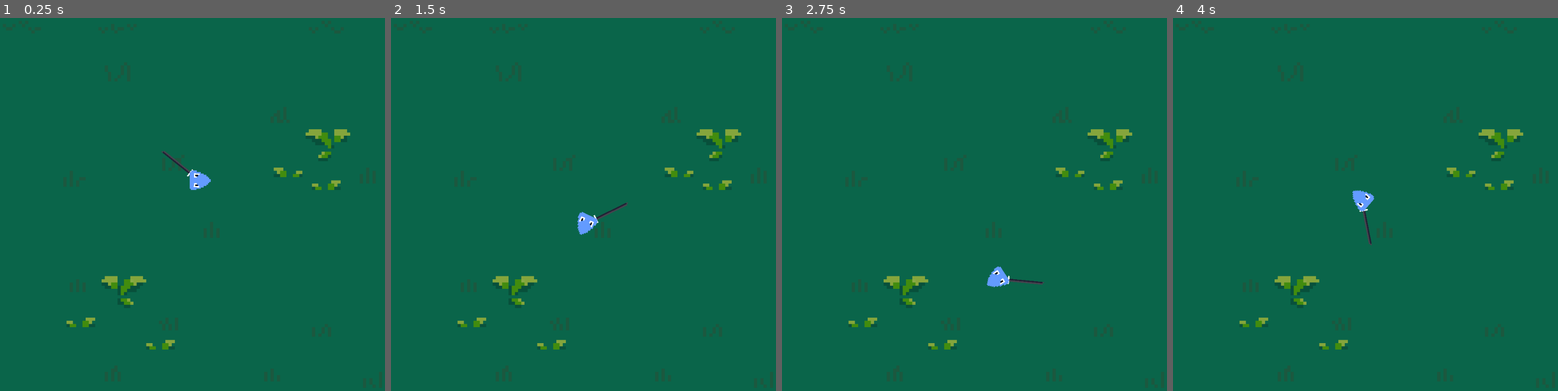
Above: before the commit, frames 1-4 (left to right).
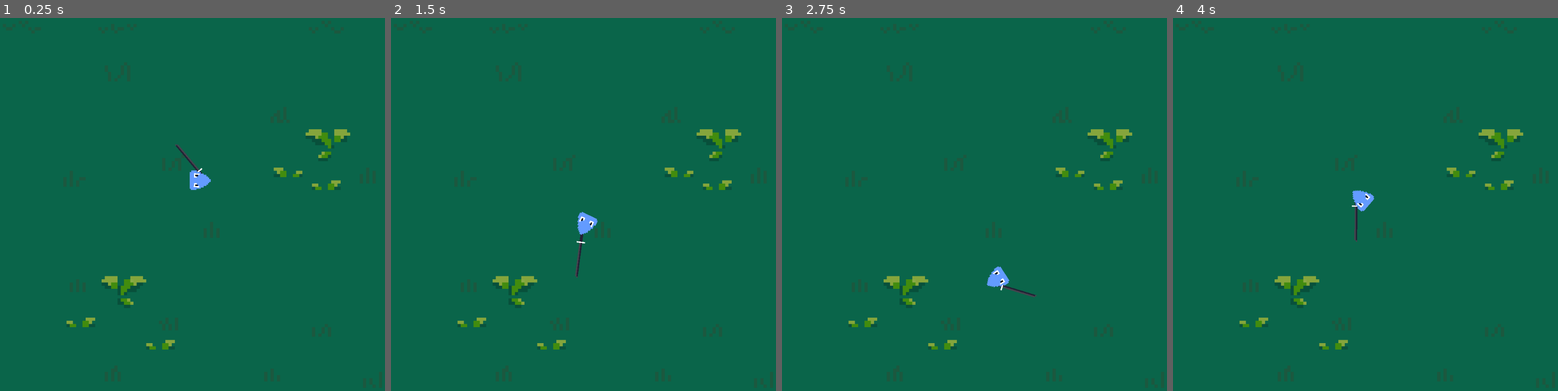
Above: after the commit, the same moments.

Repository: erythgange/Snakes-and-Blades
Game: Godot game, scene res://Scenes/main.tscn
Same seed, same stepped clock (60 frames per second), same inputs: the game is played once before the commit and once after it.
Inputs (mouse positions are in pixels of both pictures, inside the frame that each line leads up to):
- Up to frame 1 (0.25 s): no input
- Up to frame 2 (1.5 s): move the mouse to (668, 170) at 0.52 s; press the mouse at (668, 170) at 0.53 s; hold D (Right) 0.53-1.28 s; move the mouse to (498, 211) at 1.27 s; release the mouse at (498, 211) at 1.28 s; hold A (Left) from 1.28 s (still down); click (498, 211) at 1.35 s
- Up to frame 3 (2.75 s): move the mouse to (1013, 103) at 2.02 s; release A (Left) at 2.03 s; press the mouse at (1013, 103) at 2.03 s; hold D (Right) from 2.03 s (still down)
- Up to frame 4 (4 s): move the mouse to (1342, 271) at 2.77 s; release the mouse at (1342, 271) at 2.78 s; click (1342, 271) at 2.85 s; move the mouse to (1481, 252) at 3.52 s; release D (Right) at 3.53 s; press the mouse at (1481, 252) at 3.53 s; hold A (Left) from 3.53 s (still down)

The runs differ from the first frame. In frame 1, 0.2% of the frame differs, in the area x 41-53%, y 33-43%; in frame 2, 0.2%, in the area x 47-62%, y 49-70%; in frame 3, 0.2%; in frame 4, 0.2%.

Commit message:
Dash + Attack Animation

Diff:
--- a/Scenes/snake.tscn
+++ b/Scenes/snake.tscn
@@ -13,10 +13,58 @@
 
 [sub_resource type="Animation" id="Animation_167oi"]
 resource_name = "Swing"
+length = 0.5
+step = 0.5
+tracks/0/type = "value"
+tracks/0/imported = false
+tracks/0/enabled = true
+tracks/0/path = NodePath(".:rotation")
+tracks/0/interp = 1
+tracks/0/loop_wrap = true
+tracks/0/keys = {
+"times": PackedFloat32Array(0, 0.5),
+"transitions": PackedFloat32Array(0.125, 0.125),
+"update": 0,
+"values": [-0.698132, 3.83972]
+}
+
+[sub_resource type="Animation" id="Animation_auwk1"]
+length = 0.001
+tracks/0/type = "value"
+tracks/0/imported = false
+tracks/0/enabled = true
+tracks/0/path = NodePath(".:rotation")
+tracks/0/interp = 1
+tracks/0/loop_wrap = true
+tracks/0/keys = {
+"times": PackedFloat32Array(0),
+"transitions": PackedFloat32Array(1),
+"update": 0,
+"values": [-0.698132]
+}
+
+[sub_resource type="Animation" id="Animation_n32bx"]
+resource_name = "Swing_mirror"
+length = 0.5
+step = 0.5
+tracks/0/type = "value"
+tracks/0/imported = false
+tracks/0/enabled = true
+tracks/0/path = NodePath(".:rotation")
+tracks/0/interp = 1
+tracks/0/loop_wrap = true
+tracks/0/keys = {
+"times": PackedFloat32Array(0, 0.5),
+"transitions": PackedFloat32Array(0.125, 0.125),
+"update": 0,
+"values": [3.83972, -0.698132]
+}
 
 [sub_resource type="AnimationLibrary" id="AnimationLibrary_ki10w"]
 _data = {
-"Swing": SubResource("Animation_167oi")
+"RESET": SubResource("Animation_auwk1"),
+"Swing": SubResource("Animation_167oi"),
+"Swing_mirror": SubResource("Animation_n32bx")
 }
 
 [node name="Snake" type="CharacterBody2D"]
@@ -37,8 +85,8 @@
 one_shot = true
 
 [node name="Blade" type="Area2D" parent="."]
-position = Vector2(7, 0)
-rotation = -0.898845
+position = Vector2(12, 1.19209e-07)
+rotation = -0.698132
 script = ExtResource("3_obgln")
 
 [node name="Sprite2D" type="Sprite2D" parent="Blade"]
@@ -51,7 +99,7 @@
 position = Vector2(0, -22)
 shape = SubResource("RectangleShape2D_coea2")
 
-[node name="AnimationPlayer" type="AnimationPlayer" parent="Blade"]
+[node name="BladeAnimation" type="AnimationPlayer" parent="Blade"]
 libraries = {
 "": SubResource("AnimationLibrary_ki10w")
 }
--- a/Scripts/Blade.gd
+++ b/Scripts/Blade.gd
@@ -1,19 +1,12 @@
 extends Node2D
 
-#States: 1 = Neutral, 2 = Charging(1/3), 3 = Charging(2/3), 4 = Charging(3/3), 5 = Parrying
-var State = 1
+var left: bool = true
 
 func _process(delta):
-	if Input.is_action_just_pressed("Dash") and State == 1:
-		State = 2
-		print("Charging")
-
-	if Input.is_action_just_released("Dash") and State == 3:
-		print("Dashed!")
-		$DashCooldown.start()
-
-	#print (State)
-
-func _on_cooldown_timer_timeout():
-	State = 1
-	print ("Dash Available")
+	if Input.is_action_just_released("Dash"):
+		if left == true:
+			$BladeAnimation.play("Swing")
+			left = false
+		else:
+			$BladeAnimation.play("Swing_mirror")
+			left = true
Not shown: 1 places in Scenes/snake.tscn that only renumber resources
